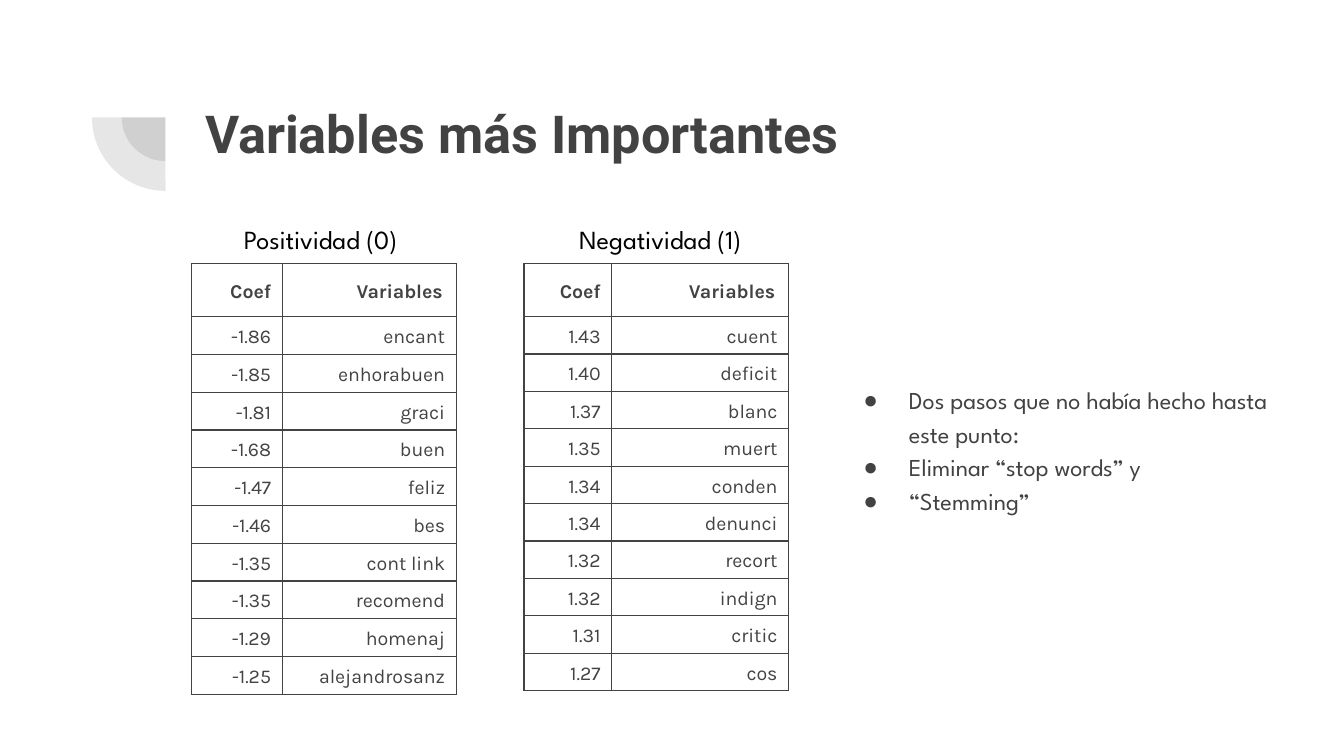
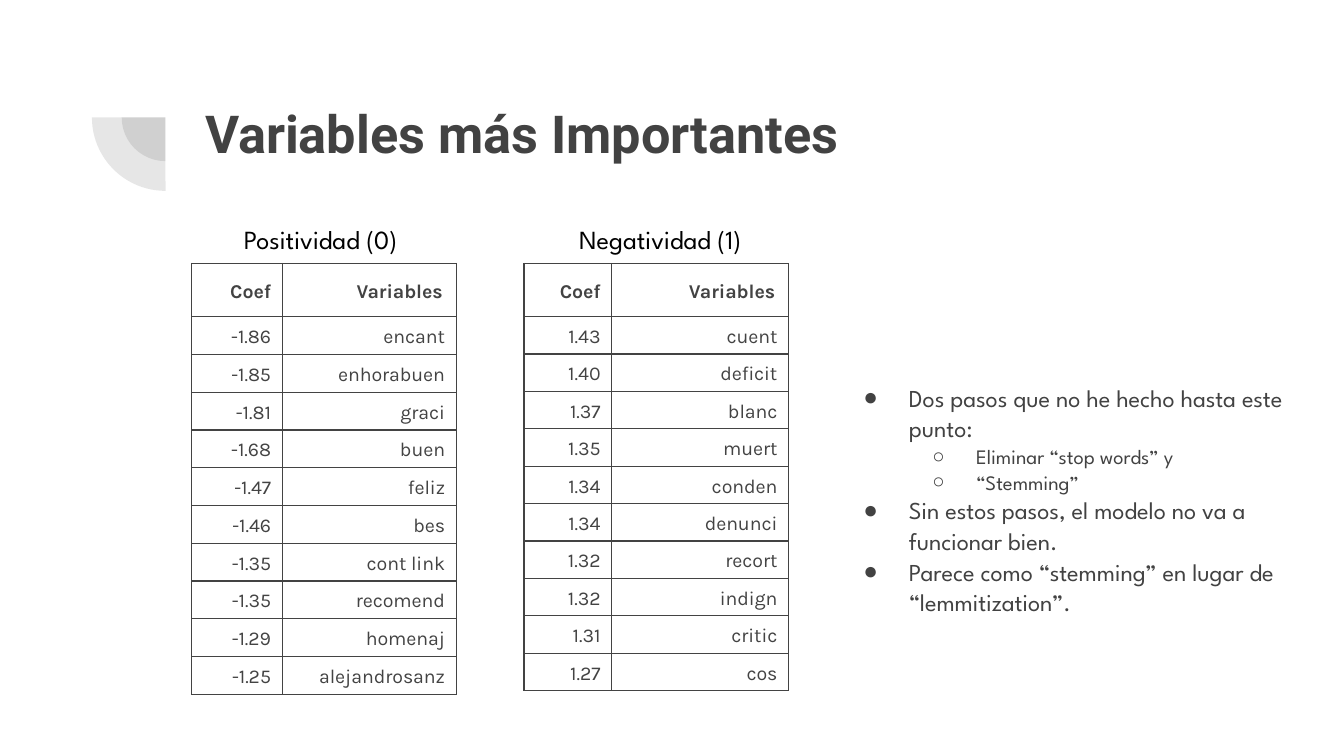
Before and after one commit to seenstevo/technical_test_interview, a slide deck: slide 13 of documents/¿Como se sientan sobre @TheBridge_Tech_.pptx. Drawn at 1344x756 pixels with LibreOffice and Linux fonts; fonts in the diff are those of the drawing. Boxes give left, top, right and bottom in pixels: in the first picture for what was removed or moved away, otherwise in the second. Text is boxed around its words. In the diff, an @@ line names an element or a change of style, - is before the commit and + after.

```diff
--- a/documents/¿Como se sientan sobre @TheBridge_Tech_.pptx
+++ b/documents/¿Como se sientan sobre @TheBridge_Tech_.pptx
@@ text at (909,390,1282,442): text changed @@
-● Dos pasos que no había hecho hasta este punto:
+● Dos pasos que no he hecho hasta este punto:
@@ text at (976,450,1173,495): size 13 to 11 pt in "Eliminar “stop words” y", "“Stemming”"; bullet ● to ○; list level 1 to 2 in "Eliminar “stop words” y"; line spacing 1.15 to 1.05; list level 1 to 2 in "“Stemming”" @@
@@ text at (909,502,1274,612): paragraphs added @@
+● Sin estos pasos, el modelo no va a funcionar bien.
+● Parece como “stemming” en lugar de “lemmitization”.
```
Also in this commit, not shown: 4 other slides changed, 2 other files.
